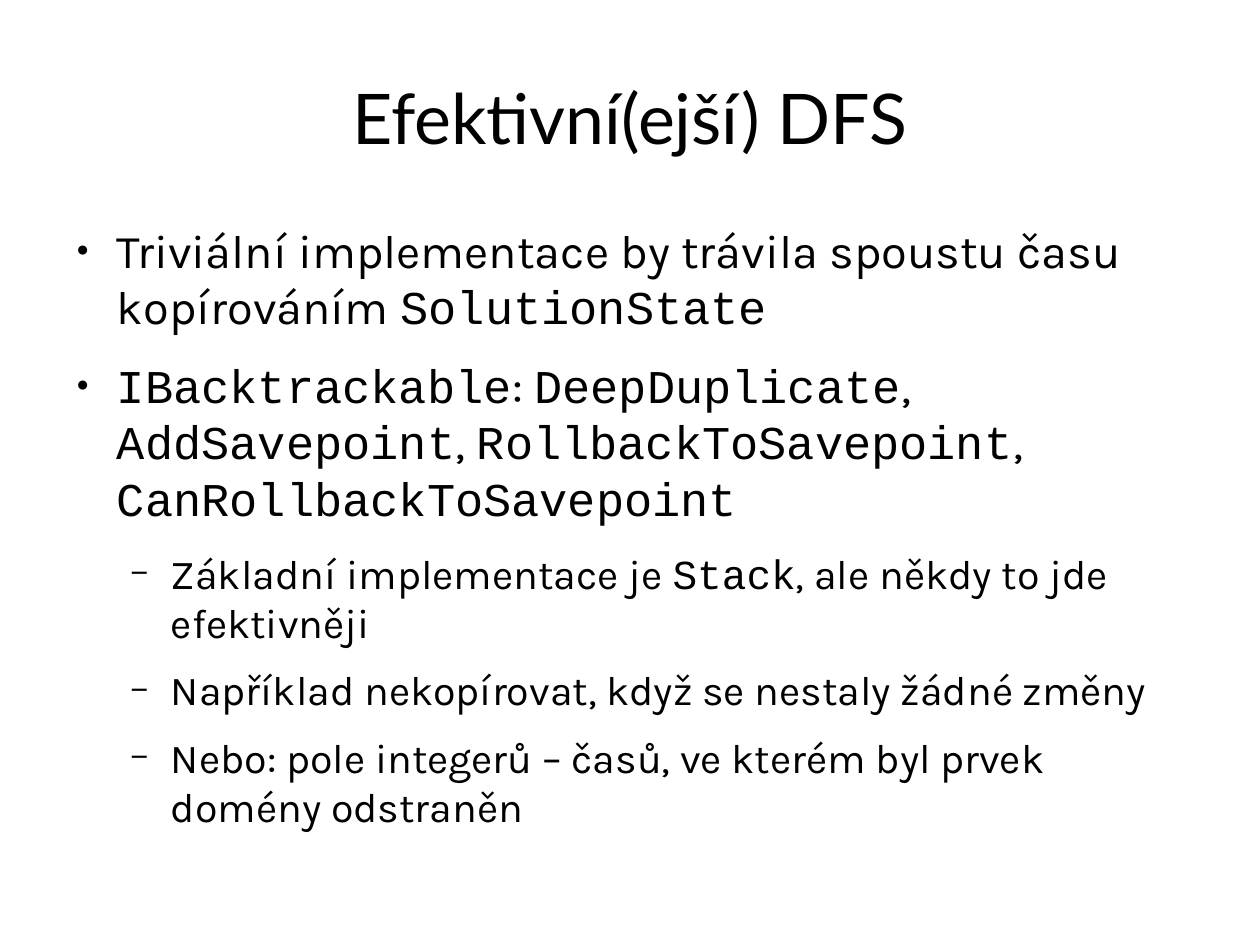
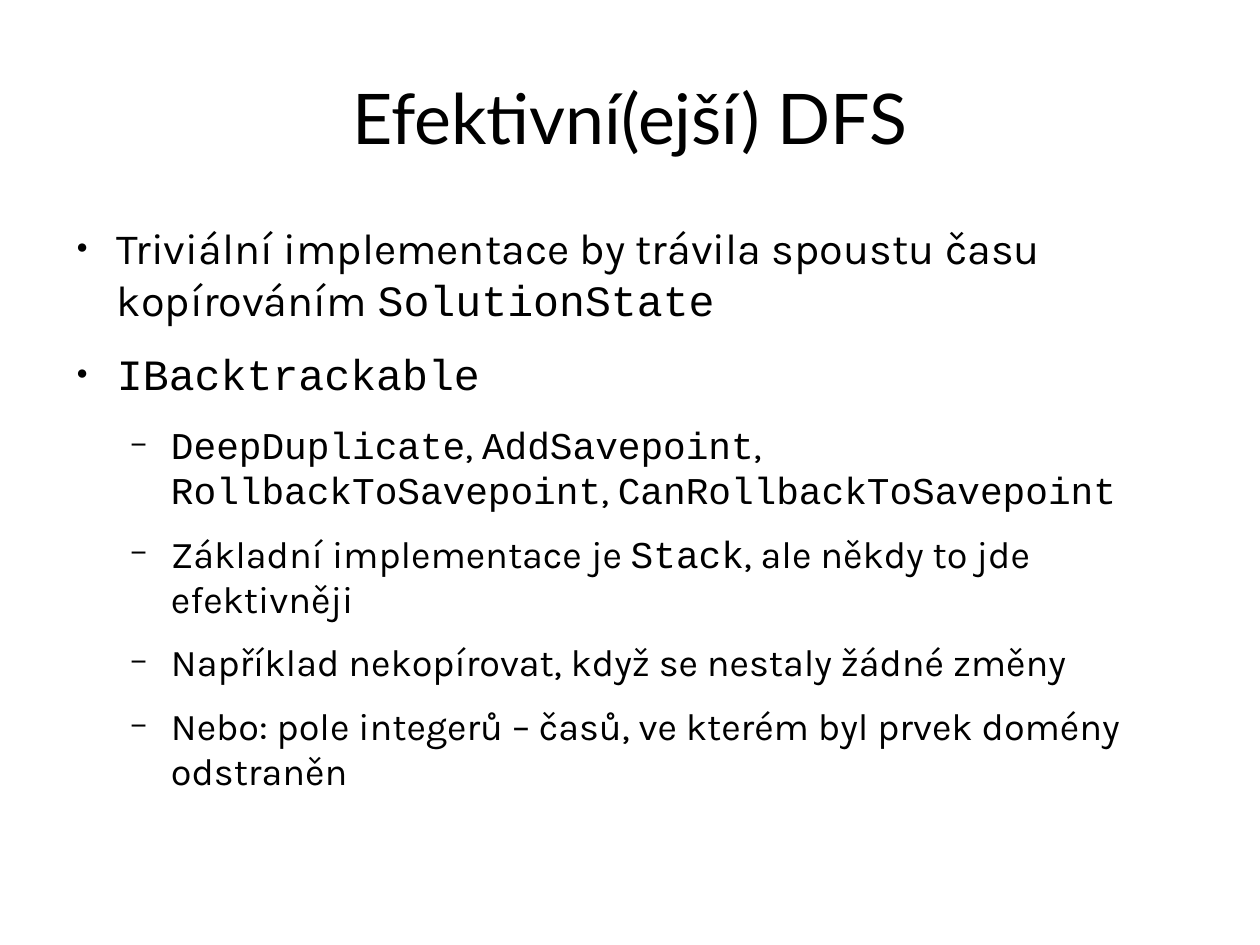
Before and after one commit to MichalPokorny/compulsive-skin-picking, a slide deck: slide 7 of csp.odp. Drawn at 1260x945 pixels with LibreOffice and Linux fonts; fonts in the diff are those of the drawing. Boxes give left, top, right and bottom in pixels: in the first picture for what was removed or moved away, otherwise in the second. Text is boxed around its words. In the diff, an @@ line names an element or a change of style, - is before the commit and + after.

```diff
--- a/csp.odp
+++ b/csp.odp
@@ text at [117, 231, 1120, 786]: size 29.6 to 27.2 pt in "Triviální implementace by trávila spoustu času kopírováním ..."; size 25.9 to 23.8 pt in "Základní implementace je Stack, ale někdy to ...", "Například nekopírovat, když se nestaly žádné změny", "Nebo: pole integerů – časů, ve kterém ..." @@
@@ text at [117, 359, 1116, 512]: text changed; size 29.6 to 23.8 pt @@
-● IBacktrackable: DeepDuplicate, AddSavepoint, RollbackToSavepoint, CanRollbackToSavepoint
+● IBacktrackable
+  − DeepDuplicate, AddSavepoint, RollbackToSavepoint, CanRollbackToSavepoint
```
Also in this commit, not shown: 5 other slides changed, 1 slide added, 9 other files.
